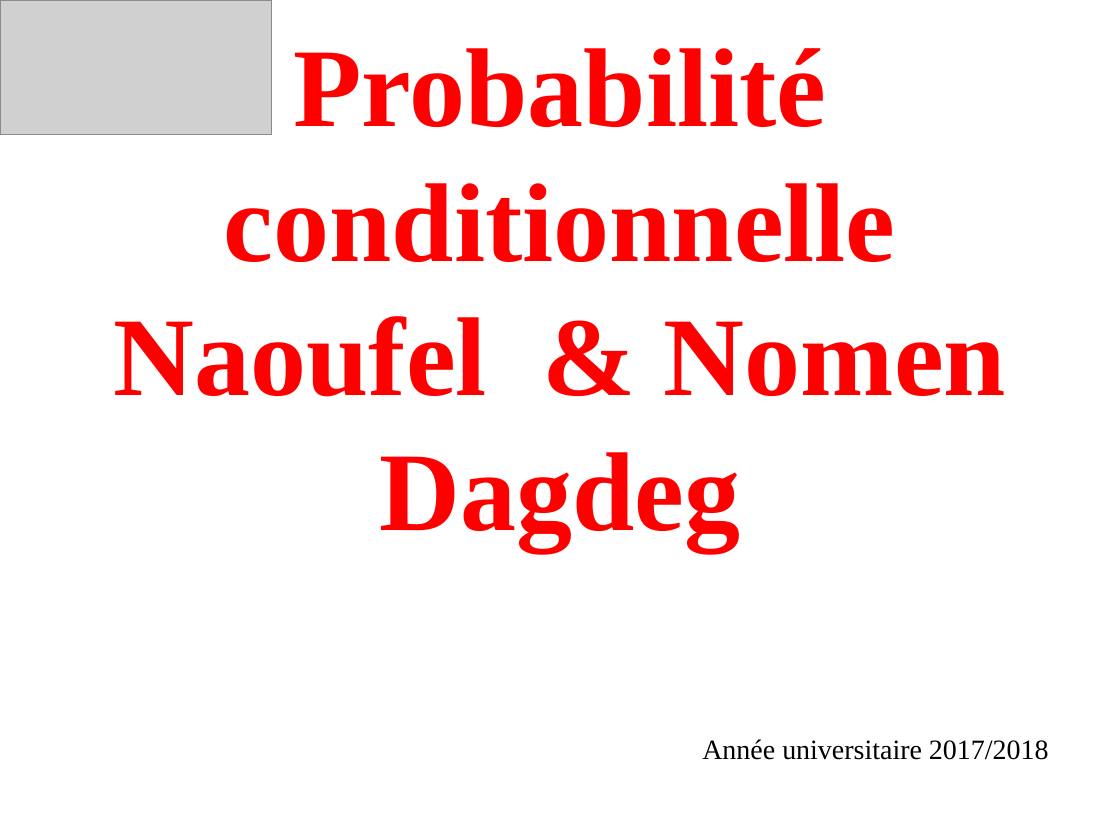
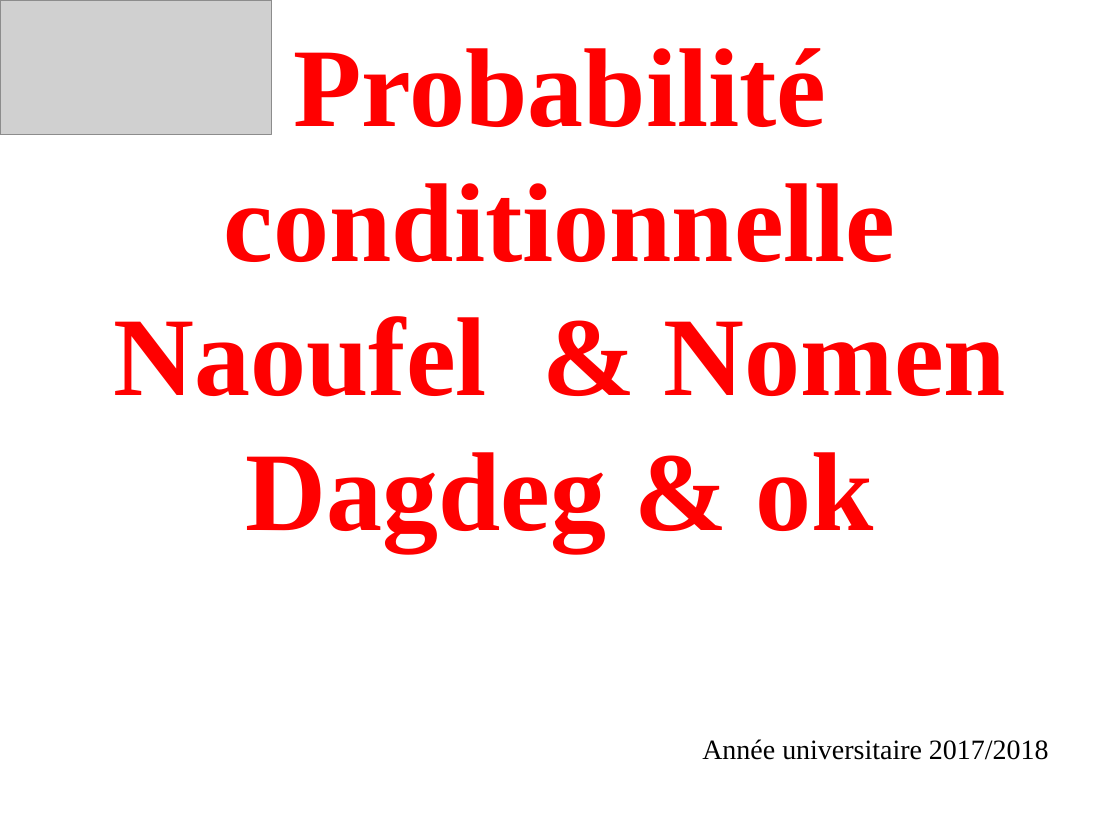
Before and after one commit to naoufelmhadhbi/FixIt, a slide deck: slide 1 of cours 2.pptx. Drawn at 1120x840 pixels with LibreOffice and Linux fonts; fonts in the diff are those of the drawing; grey boxes stand for pictures. Boxes give left, top, right and bottom in pixels: in the first picture for what was removed or moved away, otherwise in the second. Text is boxed around its words. In the diff, an @@ line names an element or a change of style, - is before the commit and + after.

Commit message:
Update cours 2.pptx
hey

```diff
--- a/cours 2.pptx
+++ b/cours 2.pptx
@@ title at box(114, 48, 1006, 550): text changed @@
-Probabilité conditionnelle
-Naoufel & Nomen
-Dagdeg
+Probabilité conditionnelle
+Naoufel & Nomen
+Dagdeg & ok
```
